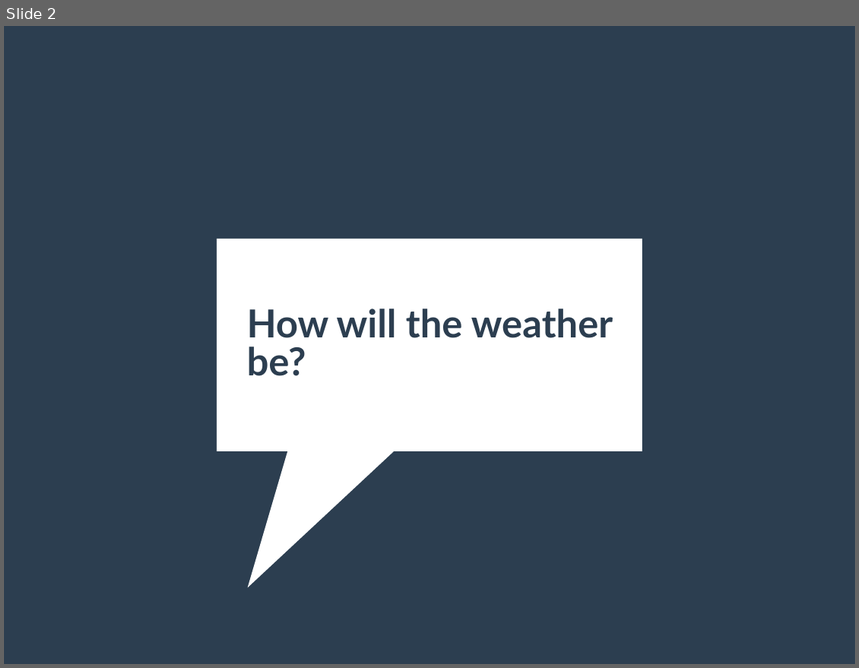
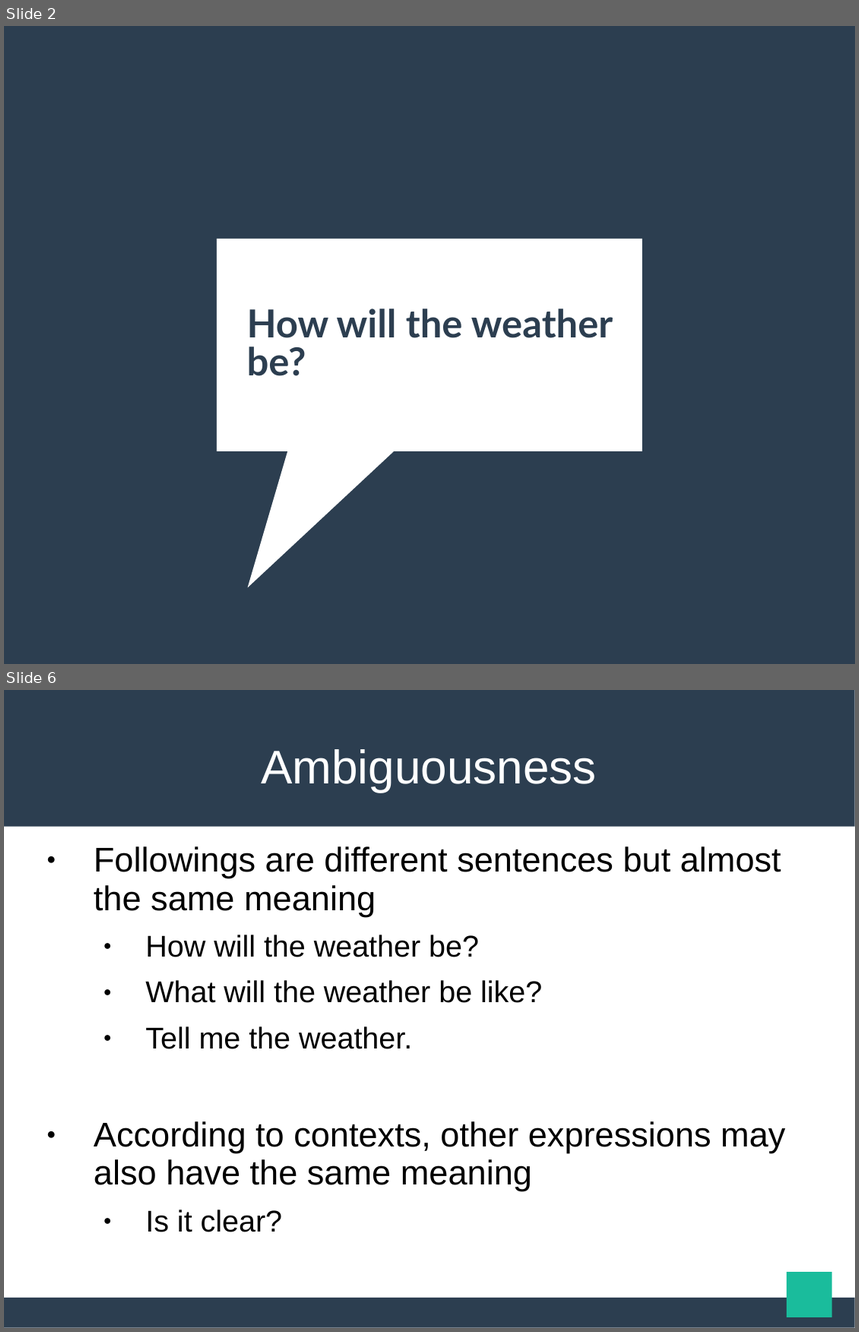
Before and after one commit to maekawatoshiki/neural-machine-translation-demo, a slide deck: NY_slide.ppt. Shown one above the other, each under a label of ours: slide 2 before the commit, slides 2 and 6 after it; the slides between them are not shown. The pictures are 859x668 and 859x1332 pixels, drawn with LibreOffice and Linux fonts; fonts in the diff are those of the drawing. Boxes give left, top, right and bottom in pixels: in the first picture for what was removed or moved away, otherwise in the second. Text is boxed around its words. In the diff, an @@ line names an element or a change of style, - is before the commit and + after.

```diff
--- a/NY_slide.ppt
+++ b/NY_slide.ppt
@@ slide 6 added at bbox=[4, 690, 855, 1328], background #FFFFFF @@
@@ rectangle added at bbox=[4, 690, 855, 827], fill #2C3E50 @@
@@ title added at bbox=[261, 749, 597, 793], 44 pt, text #FFFFFF @@
+Ambiguousness
@@ text added at bbox=[94, 847, 785, 1233], 32 pt, text #000000 @@
+● Followings are different sentences but almost the same meaning
+  ● How will the weather be?
+  ● What will the weather be like?
+  ● Tell me the weather.
+● According to contexts, other expressions may also have the same meaning
+  ● Is it clear?
@@ rectangle added at bbox=[788, 1272, 833, 1318], fill #1ABC9C @@
@@ rectangle added at bbox=[4, 1298, 855, 1328], fill #2C3E50 @@
```
Also in this commit, not shown: 3 slides changed, 2 other slides added.
